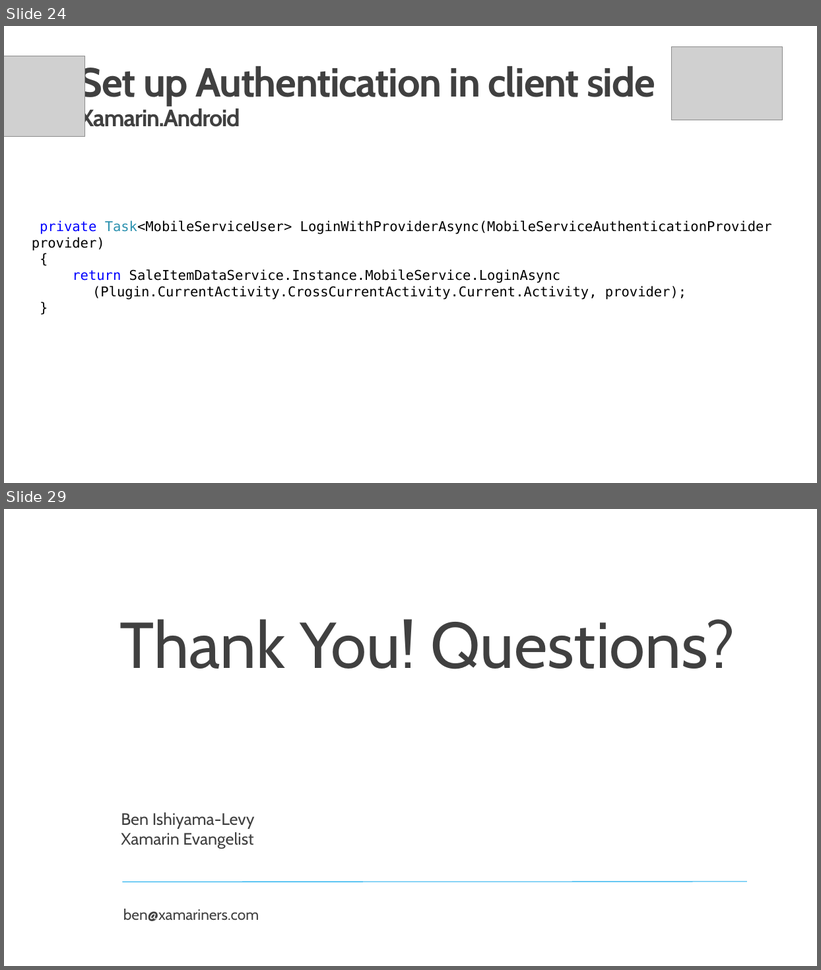
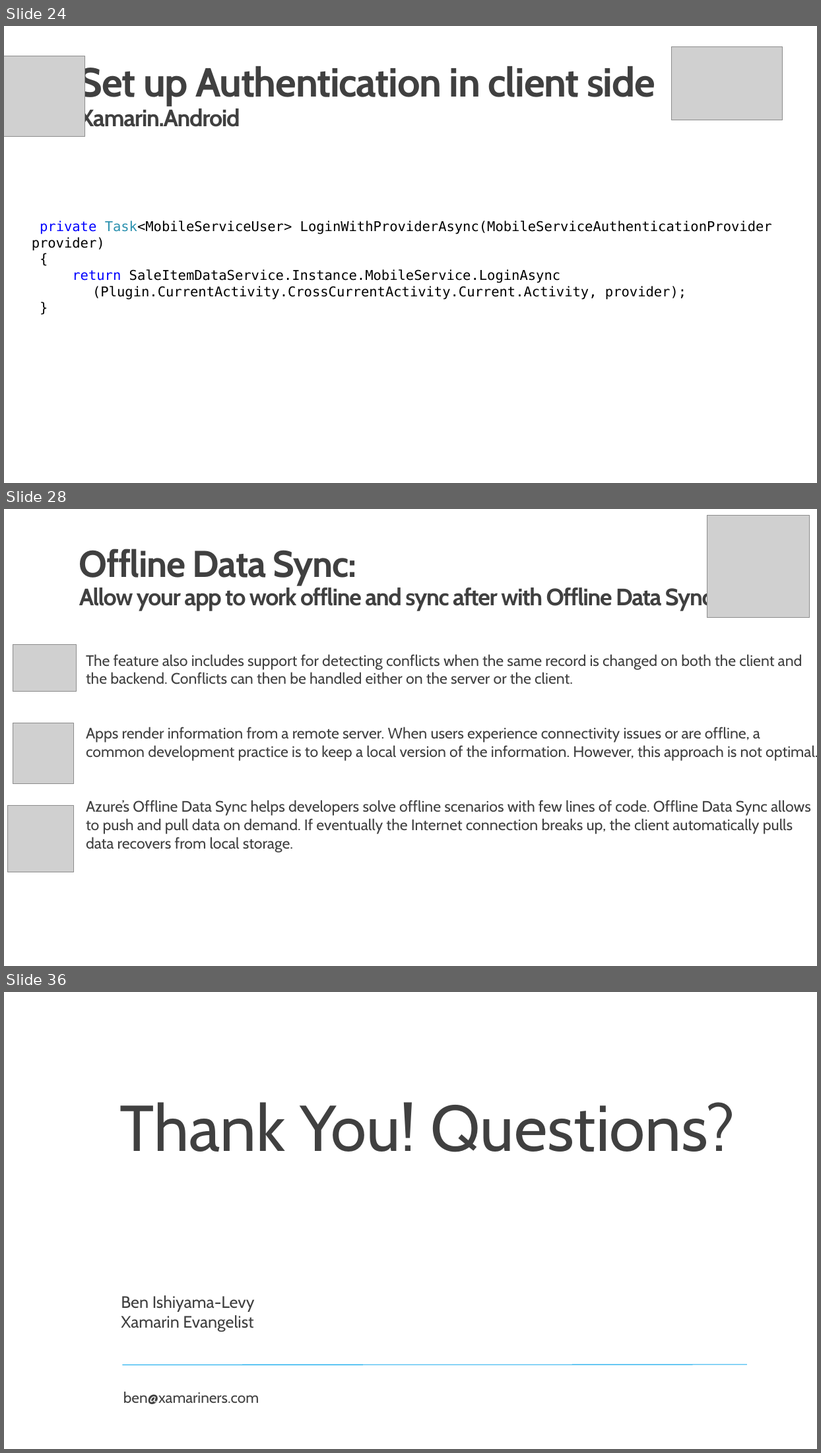
Before and after one commit to InnovativeTechies/XamarinAzure_ShoppingDemoApp, a slide deck: media/Xamarin+Azure.pptx. Shown one above the other, each under a label of ours: slides 24 and 29 before the commit, slides 24, 28 and 36 after it; the slides between them are not shown. The pictures are 821x970 and 821x1453 pixels, drawn with LibreOffice and Linux fonts; fonts in the diff are those of the drawing; grey boxes stand for pictures; background and template pictures are left out. Boxes give left, top, right and bottom in pixels: in the first picture for what was removed or moved away, otherwise in the second. Text is boxed around its words. In the diff, an @@ line names an element or a change of style, - is before the commit and + after.

```diff
--- a/media/Xamarin+Azure.pptx
+++ b/media/Xamarin+Azure.pptx
@@ slide 28 added at bbox=[4, 509, 817, 966], background picture (left out) @@
@@ picture added at bbox=[708, 515, 809, 617] @@
@@ text added at bbox=[79, 549, 713, 611], 28 pt, text #404040, bold @@
+Offline Data Sync:
+Allow your app to work offline and sync after with Offline Data Sync
@@ picture added at bbox=[13, 645, 77, 692] @@
@@ text added at bbox=[86, 654, 817, 853], 18 pt, text #404040 @@
+The feature also includes support for detecting conflicts when the same record is changed on both the client and the backend. Conflicts can then be handled either on the server or the client.
+Apps render information from a remote server. When users experience connectivity issues or are offline, a common development practice is to keep a local version of the information. However, this approach is not optimal.
+Azure’s Offline Data Sync helps developers solve offline scenarios with few lines of code. Offline Data Sync allows to push and pull data on demand. If eventually the Internet connection breaks up, the client automatically pulls data recovers from local storage.
@@ picture added at bbox=[13, 723, 73, 784] @@
@@ picture added at bbox=[8, 806, 73, 873] @@
@@ what was slide 29 is now slide 36 @@
```
Also in this commit, not shown: 5 slides changed, 7 other slides added, 1 slide removed.
